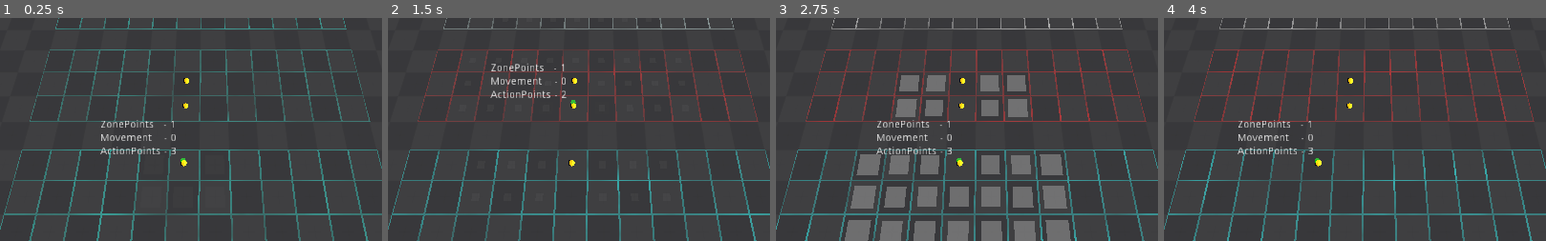
Above: before the commit, frames 1-4 (left to right).
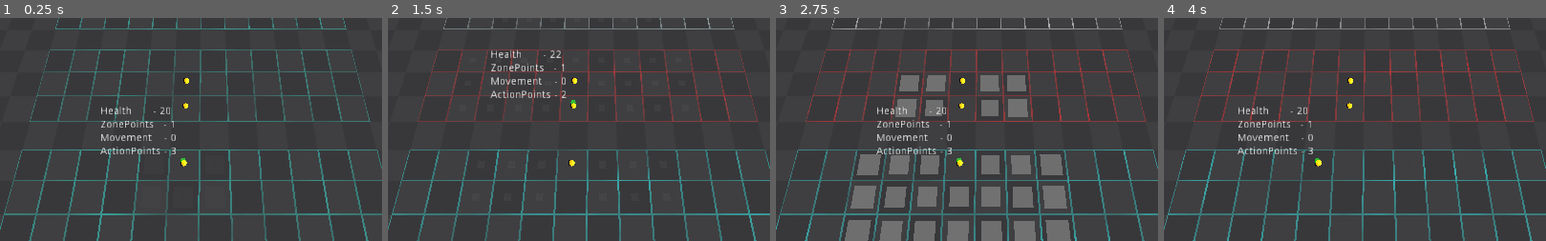
Above: after the commit, the same moments.

Repository: Rogotch/Desert
Game: Godot game, scene res://Resources/Scenes/3D/3dMap.tscn
Two runs of this game, one before a commit and one after it. Both use one fixed random seed, a clock stepped at 60 frames per second and the inputs below. The project has no main scene, so this scene is started directly.
Inputs (mouse positions are % of the whole screen's width and height, from its top left):
- Up to frame 1 (0.25 s): no input
- Up to frame 2 (1.5 s): click "EndTurn" at 0.5 s; click "EndTurn" at 1.25 s
- Up to frame 3 (2.75 s): click "EndTurn" at 2 s
- Up to frame 4 (4 s): move the mouse to (72, 45) at 2.77 s; click (72, 45) at 2.92 s; move the mouse to (30, 55) at 3.52 s; click (30, 55) at 3.67 s
The pictures show only the part of the screen within x 23-73%, y 40-90%; the shares and areas given below are measured in that part.

The runs differ from the first frame. In frame 1, 0.2% of the frame differs, in the area x 26-45%, y 39-44%; in frame 2, 0.2%; in frame 3, 0.2%; in frame 4, 0.2%.

Commit message:
Work on Zone Effects
Проработал эффекты зоны, стартово уже работают - здоровье восстанавливается у всех. Так же сделал, чтобы зона сама принимала все эффекты для зоны от персонажей и очищала, если персонажи выходят.

Diff:
--- a/Resources/DataBase/Effects.json
+++ b/Resources/DataBase/Effects.json
@@ -6,11 +6,8 @@
 		"Trigger" : "StartTurn",
 		"Target"  : "Team",
 		"Effects" :
-			[
-				{
-					"parameter" : "Health",
-					"value" : 2
-				},
-			]
+			{
+				"Health" : 2
+			},
 	},
 ]
--- a/Resources/Entities/Effects[DELETE]/Heal.tscn
+++ /dev/null
@@ -1,10 +0,0 @@
-[gd_scene load_steps=2 format=2]
-
-[ext_resource path="res://Resources/Scripts/NodeScripts/Effect.gd" type="Script" id=1]
-
-[node name="Heal" type="Node"]
-script = ExtResource( 1 )
-EffectName = "HEAL"
-Trigger = 6
-Health = 2
-permanent = true
--- a/Resources/Scenes/3D/3dMap.tscn
+++ b/Resources/Scenes/3D/3dMap.tscn
@@ -190,6 +190,7 @@
 PlayerTeam = true
 physic_speed = 30.0
 MaxMovement = 1
+MaxHealth = 20
 ZoneCross = 1
 MaxActionPoints = 3
 GridPath = NodePath("../../Environment/GridMap")
@@ -202,6 +203,7 @@
 transform = Transform( 1, 0, 0, 0, 1, 0, 0, 0, 1, 58.9311, 0, 99.7841 )
 physic_speed = 30.0
 MaxMovement = 2
+MaxHealth = 20
 ZoneCross = 1
 MaxActionPoints = 2
 GridPath = NodePath("../../Environment/GridMap")
@@ -215,6 +217,7 @@
 transform = Transform( 1, 0, 0, 0, 1, 0, 0, 0, 1, 42.89, -7.62939e-06, 90.8651 )
 physic_speed = 30.0
 MaxMovement = 3
+MaxHealth = 20
 ZoneCross = 1
 MaxActionPoints = 2
 GridPath = NodePath("../../Environment/GridMap")
--- a/Resources/Scenes/UI/FightUI.tscn
+++ b/Resources/Scenes/UI/FightUI.tscn
@@ -43,18 +43,23 @@
 "_edit_use_anchors_": false
 }
 
-[node name="ZonePoints" type="Label" parent="UnitInformation/Strings"]
+[node name="Health" type="Label" parent="UnitInformation/Strings"]
 margin_right = 40.0
 margin_bottom = 14.0
 
-[node name="Movement" type="Label" parent="UnitInformation/Strings"]
+[node name="ZonePoints" type="Label" parent="UnitInformation/Strings"]
 margin_top = 18.0
 margin_right = 40.0
 margin_bottom = 32.0
 
-[node name="ActionPoints" type="Label" parent="UnitInformation/Strings"]
+[node name="Movement" type="Label" parent="UnitInformation/Strings"]
 margin_top = 36.0
 margin_right = 40.0
 margin_bottom = 50.0
 
+[node name="ActionPoints" type="Label" parent="UnitInformation/Strings"]
+margin_top = 54.0
+margin_right = 40.0
+margin_bottom = 68.0
+
 [connection signal="pressed" from="EndTurnButton" to="." method="NextTurn"]
--- a/Resources/Scripts/3DScripts/ArenaScript.gd
+++ b/Resources/Scripts/3DScripts/ArenaScript.gd
@@ -48,6 +48,7 @@
 
 	SignalsScript.connect("CameOnZone",  self, "CheckZone")
 	SignalsScript.connect("LeftTheZone", self, "CheckZone")
+	SignalsScript.connect("UpdateZoneEffects", self, "UpdateAllZonesEffects")
 
 	SetVisualGrids()
 	SetCharacters()
@@ -104,6 +105,15 @@
 			zone.EndPos.y > objPos.y):
 				return zone
 	return null
+	pass
+
+#
+func UpdateAllZonesEffects():
+	for zone in Zones:
+		if zone.Interzone:
+			continue
+		else:
+			zone.UpdateZoneEffects()
 	pass
 
 #Устанавливает визуальное отображение сетки
--- a/Resources/Scripts/3DScripts/Character.gd
+++ b/Resources/Scripts/3DScripts/Character.gd
@@ -6,6 +6,7 @@
 export var PlayerTeam      : bool
 export var physic_speed    : float
 export var MaxMovement     : int
+export var MaxHealth       : int
 export var ZoneCross       : int
 export var MaxActionPoints : int
 #export var gravity : float
@@ -66,6 +67,9 @@
 	Movement = 0
 	Speed        = MaxMovement
 	Multitasking = MaxActionPoints
+	EmittedEffects.Parent = self
+	ReceivedEffects.Parent = self
+	Health = MaxHealth
 	yield(get_tree(), "idle_frame")
 	var V3Pos = Grid.world_to_map(transform.origin)
 	ZonePosition = Vector2(V3Pos.x, V3Pos.z)
@@ -165,7 +169,7 @@
 	ZonePoints = ZoneCross
 	ActionPoints = Multitasking
 	Arena.CreatePathZone(self)
-	EmittedEffects.ActivateEffects(Effect.ActivationTrigger.StartTurn, Effect.Type.ZONE)
+	ReceivedEffects.ActivateEffectsByTriggerAndType(Effect.ActivationTrigger.StartTurn, Effect.Type.ZONE)
 	pass
 
 func EndTurn():
--- a/Resources/Scripts/GlobalScripts/SignalsScript.gd
+++ b/Resources/Scripts/GlobalScripts/SignalsScript.gd
@@ -10,12 +10,21 @@
 signal EndTurnOnZone(character, ZoneID)
 signal Attack(attacked, attacking)
 signal TakingDamage(character)
+signal ZoneEffectsActivate
+signal UpdateZoneEffects
 
 func _ready():
-	connect("CameOnZone", self, "CheckSignal1")
-	connect("LeftTheZone", self, "CheckSignal2")
+	connect("CameOnZone", self, "UpdateZonesEffects")
+	connect("LeftTheZone", self, "UpdateZonesEffects")
+	connect("StartTurnOnZone", self, "UpdateZonesEffects")
+	connect("EndTurnOnZone", self, "UpdateZonesEffects")
+	connect("UpdateZoneEffects", self, "CheckSignal3")
 #	connect("StartTurnOnZone", self, "CheckSignal3")
 #	connect("EndTurnOnZone", self, "CheckSignal4")
+	pass
+
+func UpdateZonesEffects(_character, _ZoneID):
+	emit_signal("UpdateZoneEffects")
 	pass
 
 func CheckSignal1(character, ZoneID):
@@ -27,10 +36,11 @@
 	print("Сигнал LeftTheZone работает")
 	print("Зона " + str(ZoneID))
 	pass
-#
-#func CheckSignal3(character, ZoneID):
-#	print("Сигнал StartTurnOnZone работает")
-#	pass
+
+
+func CheckSignal3():
+	print("Обновление всех зональных эффектов")
+	pass
 #
 #func CheckSignal4(character, ZoneID):
 #	print("Сигнал EndTurnOnZone работает")
--- a/Resources/Scripts/NodeScripts/Effect.gd
+++ b/Resources/Scripts/NodeScripts/Effect.gd
@@ -3,7 +3,7 @@
 class_name Effect, "res://Resources/Images/GUI/SimpleIcons/25.png"
 
 #enum Type {POSITIVE, NEGATIVE, NEUTRAL}
-enum ActivationTrigger {InZone, OutZone, InDistance, OutDistance, StartTurnOnZone, EndTurnOnZone, StartTurn, EndTurn}
+enum ActivationTrigger {InZone, OutZone, InDistance, OutDistance, StartTurnOnZone, EndTurnOnZone, StartTurn, EndTurn, Immediately}
 enum Target {Team, Enemy, All}
 enum Type {ZONE, POSITION, CHARACTER}
 
@@ -15,10 +15,7 @@
 export (Target)            var EffectTarget
 export (int)               var distance
 
-export (int)               var Health
-export (int)               var Accuracy
-export (int)               var ActionPoints
-export (int)               var Speed
+var Parameters = {Health = 0, Accuracy = 0, ActionPoints = 0, Speed = 0}
 
 export (bool)              var permanent = false
 export (int)               var duration = 1
--- a/Resources/Scripts/NodeScripts/EffectsHolder.gd
+++ b/Resources/Scripts/NodeScripts/EffectsHolder.gd
@@ -8,6 +8,9 @@
 var Effects = []
 var Parent = null
 
+func _init():
+	pass
+
 func _ready():
 	pass
 
@@ -17,14 +20,20 @@
 func GetEffects():
 	pass
 
-func ActivateEffects(trigger, type):
-	var effects = GetEffectByType(type)
+func ActivateEffectsByTriggerAndType(trigger, type):
+	var effects = GetEffectsByType(type)
 	for effect in effects:
 		if effect.Trigger == trigger:
 			Activate(effect)
 	pass
 
-func GetEffectByType(type):
+func ActivateEffectsByType(type):
+	var effects = GetEffectsByType(type)
+	for effect in effects:
+		Activate(effect)
+	pass
+
+func GetEffectsByType(type):
 	var finalEffects = []
 	for effect in Effects:
 		if effect.EffectType == type:
@@ -33,21 +42,44 @@
 	pass
 
 func Activate(effect):
-	match effect.EffectType:
-		Effect.Type.ZONE:
-			print("Активируется зональный эффект")
-			pass
-		Effect.Type.CHARSACTER:
-			print("Активируется эффект на персонаже")
-			pass
-		Effect.Type.POSITION:
-			print("Активируется эффект на позиции")
-			pass
+	for paramMod in effect.Parameters.keys():
+		if effect.Parameters[paramMod] != 0:
+			match paramMod:
+				"Health":
+					Parent.Health += effect.Parameters[paramMod]
+					pass
+				"Accuracy":
+					pass
+				"ActionPoints":
+					pass
+				"Speed":
+					pass
+#	match effect.EffectType:
+#		Effect.Type.ZONE:
+#			print("Активируется зональный эффект")
+#			SignalsScript.emit_signal("ZoneEffectsActivate")
+#			pass
+#		Effect.Type.CHARSACTER:
+#			print("Активируется эффект на персонаже")
+#			pass
+#		Effect.Type.POSITION:
+#			print("Активируется эффект на позиции")
+#			pass
+	pass
+
+func DeleteAllEffectsByType(type):
+	var count = 0
+	for effect in Effects:
+		if effect.EffectType == type:
+			Effects.remove(count)
+		else:
+			count += 1
 	pass
 
 func SetEffectByID(id):
 	var effectParams = DataBase.GetObjFromArrByID(DataBase.Effects, id)
 	var newEffect = Effect.new()
+	newEffect.Parameters = effectParams.Effects
 	match effectParams.Target:
 		"Team":
 			newEffect.EffectTarget = Effect.Target.Team
--- a/Resources/Scripts/NodeScripts/Zone.gd
+++ b/Resources/Scripts/NodeScripts/Zone.gd
@@ -8,6 +8,7 @@
 var Status = NONE
 
 var ZoneParameters setget SetZoneParams
+var ZoneEffects = EffectsHolder.new()
 
 var ZoneName
 var ZoneId
@@ -97,3 +98,15 @@
 			VisualGrid.SetGridColorSmooth(Color.yellow)
 			pass
 	pass
+
+func UpdateZoneEffects():
+	ZoneEffects.Effects.clear()
+	for character in Characters:
+		ZoneEffects.Effects.append_array(character.EmittedEffects.GetEffectsByType(Effect.Type.ZONE))
+		character.ReceivedEffects.DeleteAllEffectsByType(Effect.Type.ZONE)
+		pass
+
+	for character in Characters:
+		character.ReceivedEffects.Effects.append_array(ZoneEffects.Effects)
+		pass
+	pass
--- a/Resources/Scripts/UIScripts/FightUI.gd
+++ b/Resources/Scripts/UIScripts/FightUI.gd
@@ -4,6 +4,7 @@
 export var UnitUIOffset : Vector2
 onready var UnitUI = get_node(_UnitUI)
 onready var UnitStrings = UnitUI.get_node("Strings")
+onready var UnitHP = UnitUI.get_node("Strings/Health")
 onready var UnitZP = UnitUI.get_node("Strings/ZonePoints")
 onready var UnitMP = UnitUI.get_node("Strings/Movement")
 onready var UnitAP = UnitUI.get_node("Strings/ActionPoints")
@@ -19,6 +20,7 @@
 	if FightSystem.SelectedCharacter != null:
 		UnitStrings.rect_position = -UnitStrings.rect_size + UnitUIOffset
 		UnitUI.rect_position = get_viewport().get_camera().unproject_position(FightSystem.SelectedCharacter.transform.origin)
+		UnitHP.text = "Health       - " + str(FightSystem.SelectedCharacter.Health)
 		UnitZP.text = "ZonePoints   - " + str(FightSystem.SelectedCharacter.ZonePoints)
 		UnitMP.text = "Movement    - " + str(FightSystem.SelectedCharacter.Movement)
 		UnitAP.text = "ActionPoints - " + str(FightSystem.SelectedCharacter.ActionPoints)
